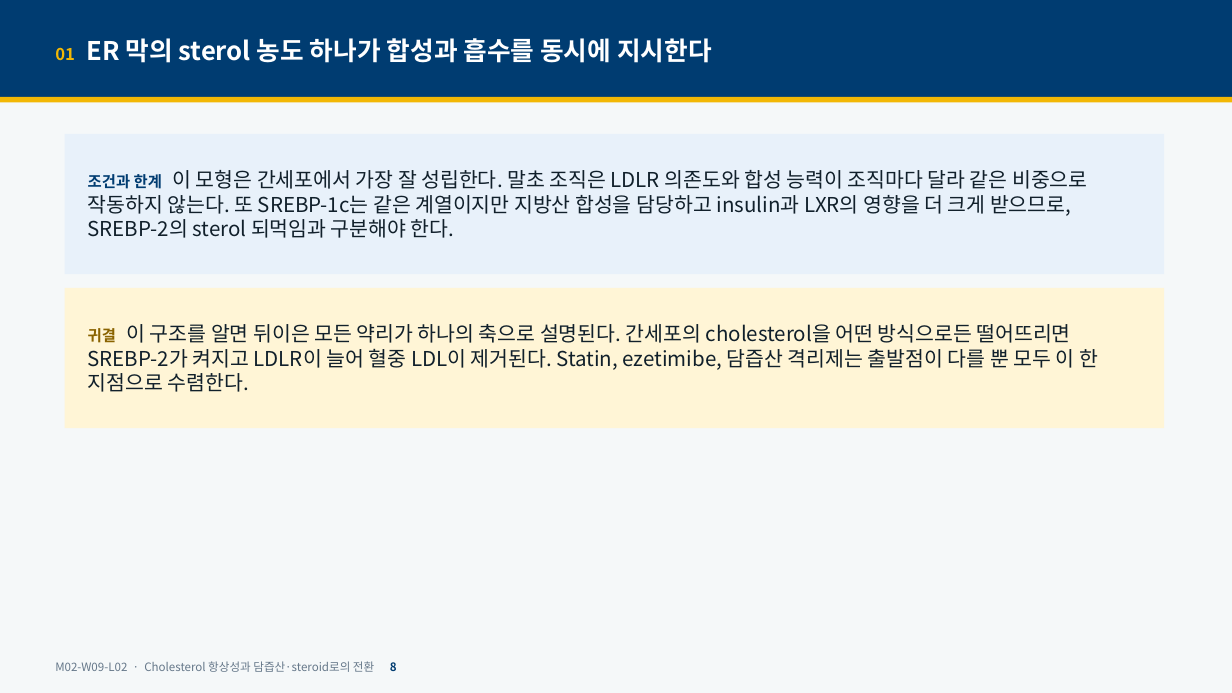
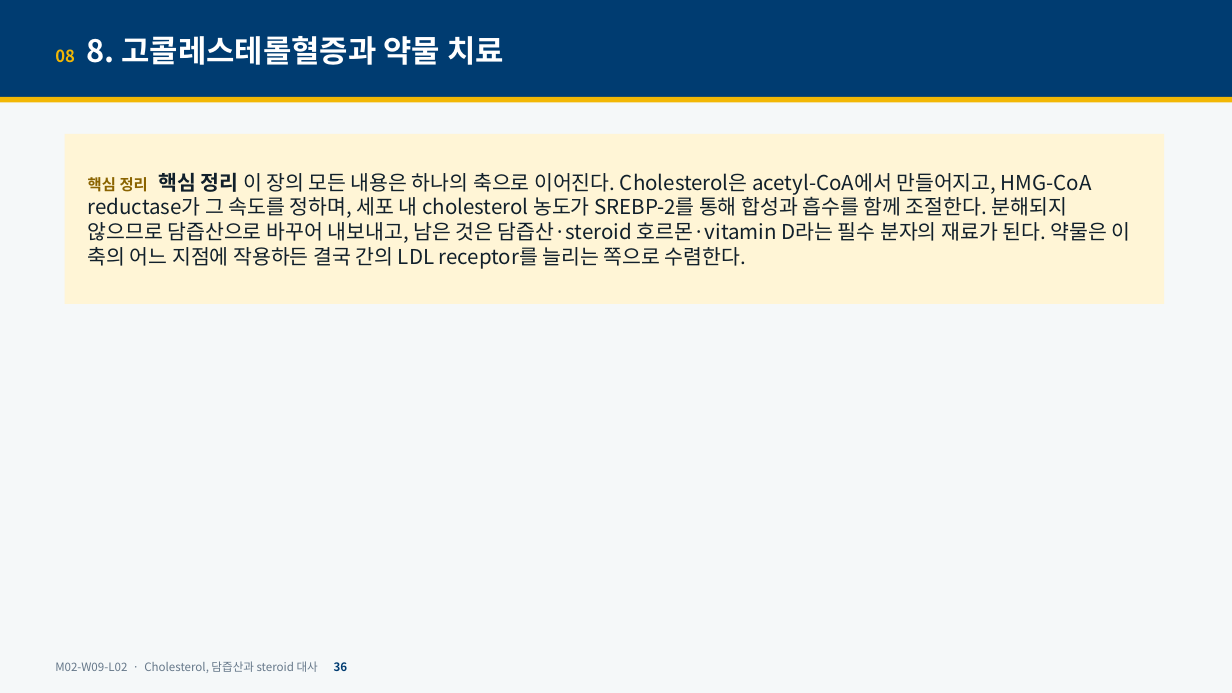
Before and after one commit to hoperiasd2/hoperiasd2.github.io, a slide deck: slide 36 of curriculum/M02/W09/L02/slides.pptx (slide 8 before the commit). Drawn at 1232x693 pixels with LibreOffice and Linux fonts; fonts in the diff are those of the drawing. Boxes give left, top, right and bottom in pixels: in the first picture for what was removed or moved away, otherwise in the second. Text is boxed around its words. In the diff, an @@ line names an element or a change of style, - is before the commit and + after.

```diff
--- a/curriculum/M02/W09/L02/slides.pptx
+++ b/curriculum/M02/W09/L02/slides.pptx
@@ text at (55, 36, 504, 65): text changed; size 20 to 24 pt @@
-01 ER 막의 sterol 농도 하나가 합성과 흡수를 동시에 지시한다
+08 8. 고콜레스테롤혈증과 약물 치료
@@ rectangle "핵심 정리 핵심 정리 이 ...": place and size @@
-rectangle "핵심 정리 핵심 정리 이 ..." at (65, 134, 1165, 274)
+rectangle "핵심 정리 핵심 정리 이 ..." at (65, 134, 1165, 304)
@@ rectangle "핵심 정리 핵심 정리 이 ..." at (65, 134, 1165, 304): fill #E8F1FA to #FFF5D6 @@
@@ text in rectangle at (88, 172, 1130, 269): text changed @@
-조건과 한계 이 모형은 간세포에서 가장 잘 성립한다. 말초 조직은 LDLR 의존도와 합성 능력이 조직마다 달라 같은 비중으로 작동하지 않는다. 또 SREBP-1c는 같은 계열이지만 지방산 합성을 담당하고 insulin과 LXR의 영향을 더 크게 받으므로, SREBP-2의 sterol 되먹임과 구분해야 한다.
+핵심 정리 핵심 정리 이 장의 모든 내용은 하나의 축으로 이어진다. Cholesterol은 acetyl-CoA에서 만들어지고, HMG-CoA reductase가 그 속도를 정하며, 세포 내 cholesterol 농도가 SREBP-2를 통해 합성과 흡수를 함께 조절한다. 분해되지 않으므로 담즙산으로 바꾸어 내보내고, 남은 것은 담즙산·steroid 호르몬·vitamin D라는 필수 분자의 재료가 된다. 약물은 이 축의 어느 지점에 작용하든 결국 간의 LDL receptor를 늘리는 쪽으로 수렴한다.
@@ rectangle removed at (65, 288, 1165, 429) @@
-귀결 이 구조를 알면 뒤이은 모든 약리가 하나의 축으로 설명된다. 간세포의 cholesterol을 어떤 방식으로든 떨어뜨리면 SREBP-2가 켜지고 LDLR이 늘어 혈중 LDL이 제거된다. Statin, ezetimibe, 담즙산 격리제는 출발점이 다를 뿐 모두 이 한 지점으로 수렴한다.
@@ text at (55, 661, 348, 673): text changed @@
-M02-W09-L02 · Cholesterol 항상성과 담즙산·steroid로의 전환 8
+M02-W09-L02 · Cholesterol, 담즙산과 steroid 대사 36
```
Also in this commit, not shown: 32 other slides changed, 11 slides added, 10 slides removed, 10 other files.
